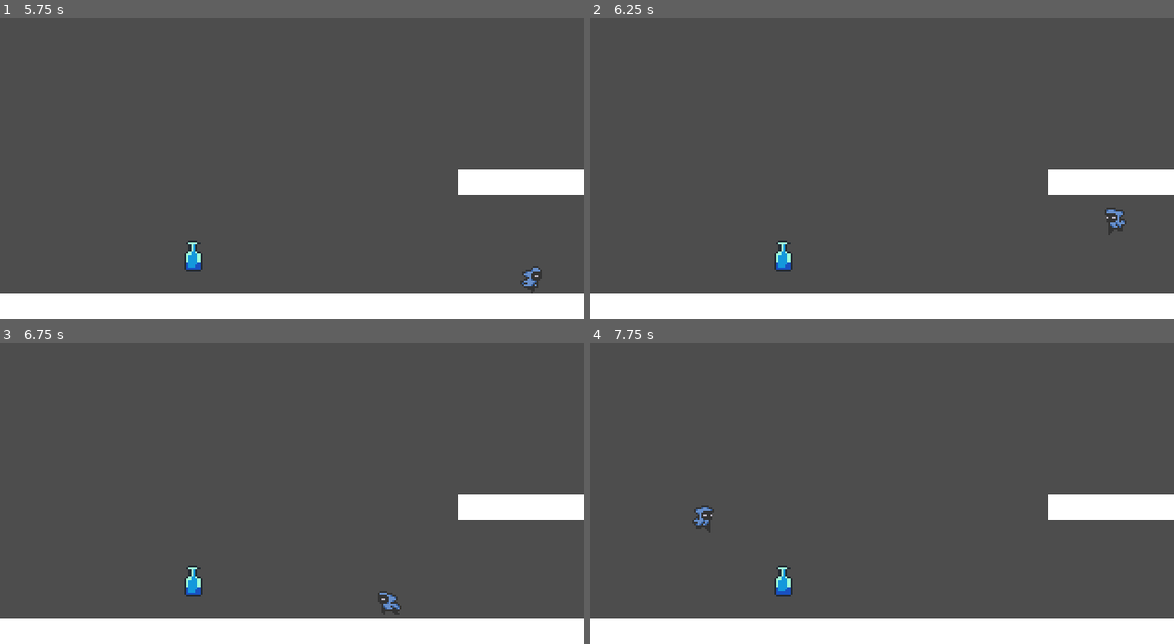
Above: before the commit, frames 1-4 (two rows, left to right).
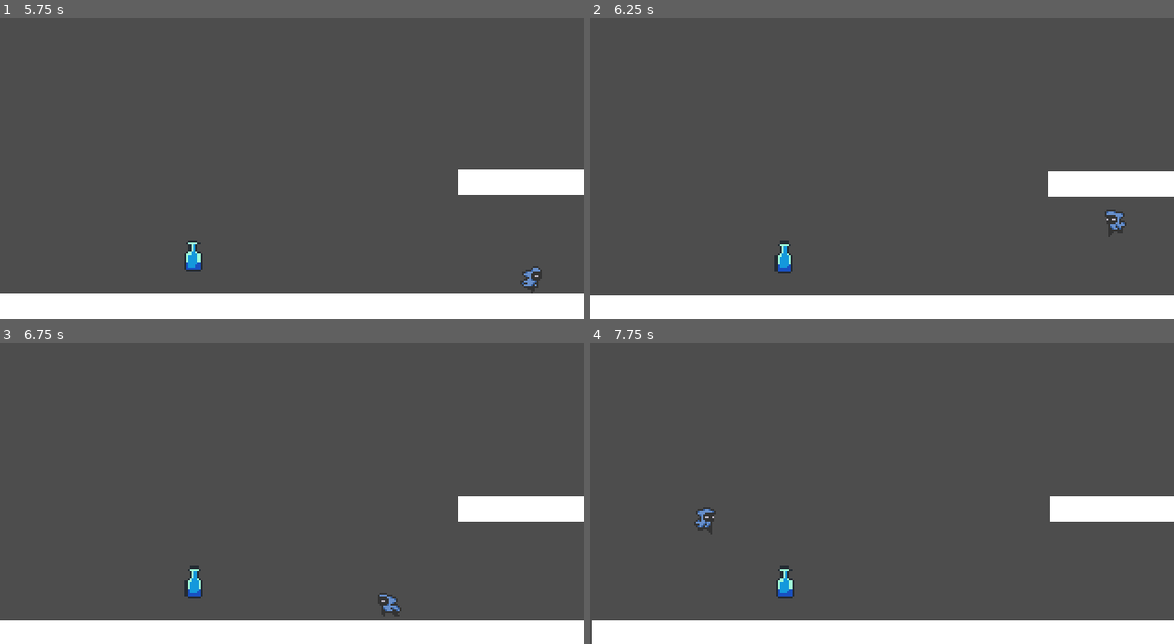
Above: after the commit, the same moments.

Repository: mightokondria/gimersia-guided-godot
Game: Godot game, scene res://_Scenes/TheStage.tscn
The game is run twice, just before and just after one commit, with the same random seed, the same clock (stepped at 60 frames per second) and the same inputs.
Inputs:
- Up to frame 1 (5.75 s): tap Enter (ui_accept) at 0.5, 0.77, 1.52, 3.02, 3.77, 4.52 s; hold Right (ui_right) 0.53-2.03 s; tap Shift (dash) every 0.75 s from 0.6 to 5.1 s; hold Left (ui_left) 2.03-2.78 s; hold Right (ui_right) 2.78-4.28 s; hold Left (ui_left) 4.28-5.03 s; hold Right (ui_right) from 5.03 s (still down)
- Up to frame 2 (6.25 s): release Right (ui_right) at 5.78 s; hold Left (ui_left) from 5.78 s (still down); tap Shift (dash) at 5.85 s; tap Enter (ui_accept) at 6.02 s
- Up to frame 3 (6.75 s): keep holding Left (ui_left); tap Shift (dash) at 6.6 s
- Up to frame 4 (7.75 s): tap Enter (ui_accept) at 6.77, 7.52 s; release Left (ui_left) at 7.28 s; hold Right (ui_right) from 7.28 s (still down); tap Shift (dash) at 7.35 s

Frame 1 is identical in both runs. In frame 2, 1.2% of the frame differs, in the area x 0-100%, y 50-93%; in frame 3, 1.2%; in frame 4, 1.3%, in the area x 0-100%, y 50-100%.

Commit message:
Add camera shake effect and export config for macOS
Implemented a camera shake feature in SmartCamera.gd, triggered during player dash actions. Updated scene and player scripts to support the new effect, added the camera to a group, and included export presets for macOS along with the generated DMG file.

Diff:
--- a/guided/_Scenes/TheStage.tscn
+++ b/guided/_Scenes/TheStage.tscn
@@ -72,6 +72,6 @@
 [node name="DashItem" parent="." instance=ExtResource("4_c3oyc")]
 position = Vector2(60, 46)
 
-[node name="SmartCamera" type="Camera2D" parent="." node_paths=PackedStringArray("player")]
+[node name="SmartCamera" type="Camera2D" parent="." node_paths=PackedStringArray("player") groups=["Camera"]]
 script = ExtResource("5_b6ajn")
 player = NodePath("../Player")
--- a/guided/_Scripts/SmartCamera.gd
+++ b/guided/_Scripts/SmartCamera.gd
@@ -2,6 +2,13 @@
 
 @export var player: Node2D
 @export var follow_speed: float = 5.0
+
+@export var max_shake: float = 1.0
+@export var shake_fade: float = 0.0
+
+var _shake_strength: float = 0.0
+
+
 
 var base_y_position: float
 var base_x_position: float # <--- TAMBAHAN BARU
@@ -36,3 +43,29 @@
 
 	# Kunci posisi X ke posisi dasar yang baru
 	global_position.x = base_x_position # <--- UBAH BARIS INI
+
+	if _shake_strength > 0:
+		_shake_strength = lerp(_shake_strength, 0.0, shake_fade * delta)
+		if _shake_strength < 0.1:
+			_shake_strength = 0.0
+			offset = Vector2.ZERO # Pastikan offset kembali ke (0,0)
+		else:
+			offset = Vector2(randf_range(-_shake_strength, _shake_strength),randf_range(-_shake_strength, _shake_strength))
+
+func trigger_shake(duration_ms: float = 300.0) -> void:
+	# 1. Set kekuatan getaran ke maksimal (logika Anda)
+	_shake_strength = max_shake
+
+	# 2. Tunggu selama durasi yang diinginkan (misal: 0.3 detik)
+	await get_tree().create_timer(duration_ms / 1000.0).timeout
+
+	# 3. Setelah waktu habis, PAKSA berhenti dengan meng-nol-kan kekuatannya
+	_shake_strength = 0.0
+
+
+
+
+#func _process(delta: float) -> void:
+	#if _shake_strength > 0:
+			#_shake_strength = lerp(_shake_strength, 0.0, shake_fade * delta)
+			#offset = Vector2(randf_range(-_shake_strength, _shake_strength),randf_range(-_shake_strength, _shake_strength))
--- a/guided/_Scripts/player.gd
+++ b/guided/_Scripts/player.gd
@@ -32,6 +32,7 @@
 @onready var coyote_timer = $CoyoteTimer
 @onready var dash_cooldown_timer = $DashCooldownTimer
 @onready var sprite = $Sprite2D
+@onready var camera: Camera2D = get_tree().get_first_node_in_group("Camera")
 
 # Ambil nilai gravitasi dari Project Settings
 var gravity = ProjectSettings.get_setting("physics/2d/default_gravity")
@@ -58,6 +59,9 @@
 		# Dash ke arah hadap sprite
 		var dash_dir = -1.0 if sprite.flip_h else 1.0
 		velocity.x = dash_dir * DASH_SPEED
+		#triggershake
+		camera.trigger_shake(150.0)
+
 		return # Mulai dash frame ini juga
 
 	# =========================================
--- a/guided/project.godot
+++ b/guided/project.godot
@@ -20,6 +20,10 @@
 window/size/viewport_width=320
 window/size/viewport_height=180
 window/stretch/mode="viewport"
+
+[global_group]
+
+Camera=""
 
 [input]
 
@@ -65,3 +69,4 @@
 [rendering]
 
 textures/canvas_textures/default_texture_filter=0
+textures/vram_compression/import_etc2_astc=true
Not shown: 1 places in guided/_Scenes/Player.tscn that only renumber resources
Not shown, changed: guided/_Scripts/player.gd.uid
Not shown, added: guided/export_presets.cfg
Not shown, changed: guided/Art/platformer_metroidvania asset pack v1.01/.DS_Store
Not shown, added: test-result/test-1.dmg
